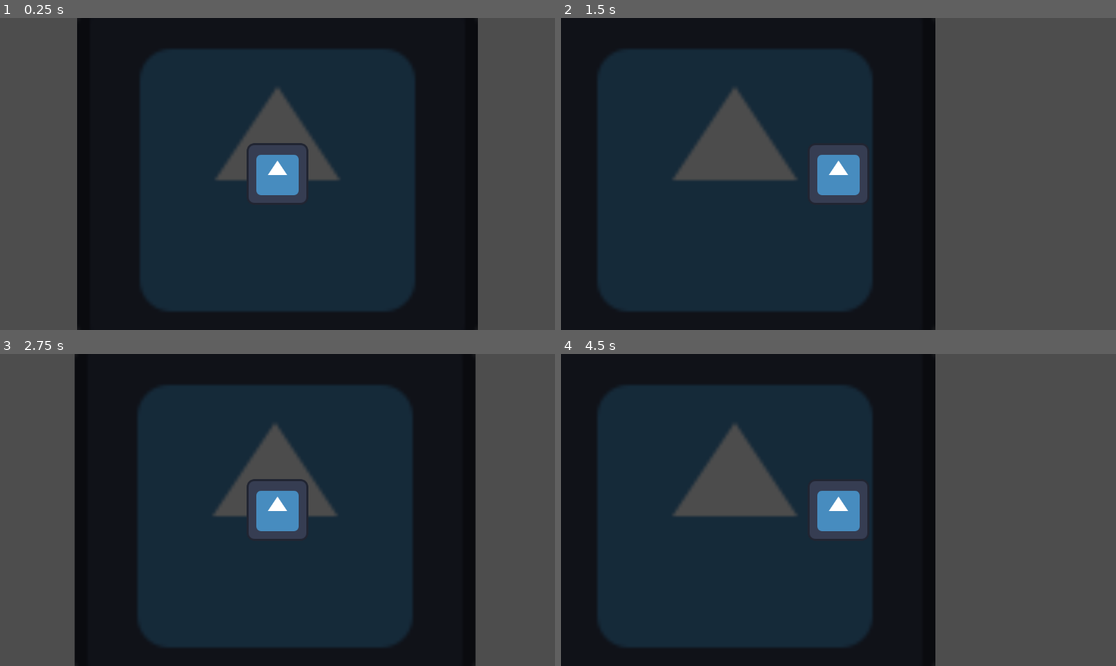
Above: before the commit, frames 1-4 (two rows, left to right).
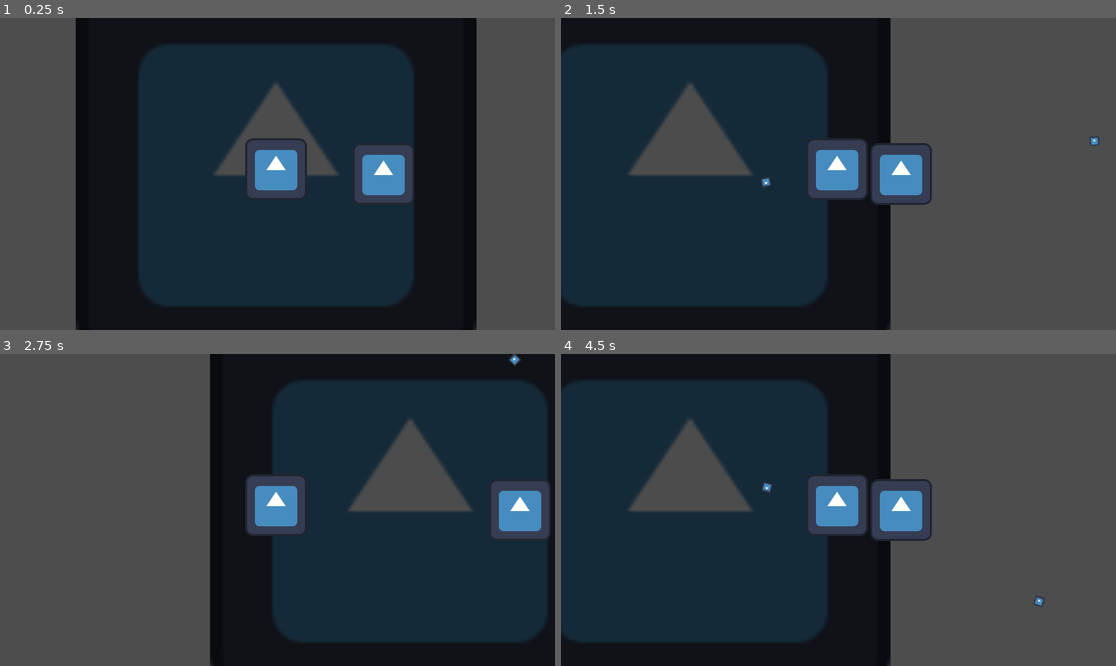
Above: after the commit, the same moments.

Repository: kaiiboraka/EscapeGame
Game: Godot game, scene res://Scenes/Game.tscn
Two runs of this game, one before a commit and one after it. Both use one fixed random seed, a clock stepped at 60 frames per second and the inputs below. The engine's default icon, where the game draws it, is replaced by a stand-in: a white triangle on a blue panel in a dark square.
Inputs (mouse positions are in pixels of both pictures, inside the frame that each line leads up to):
- Up to frame 1 (0.25 s): no input
- Up to frame 2 (1.5 s): tap Enter (ui_accept) at 0.5, 0.77 s; move the mouse to (960, 158) at 0.52 s; hold Right (ui_right) 0.53-1.25 s; tap Space (dash, bound only after the commit) at 0.6 s; click (960, 158) at 0.8 s; drag from (727, 189) to (810, 236) at 1.27 s
- Up to frame 3 (2.75 s): tap Enter (ui_accept) at 2 s; move the mouse to (333, 441) at 2.02 s; hold Left (ui_left) from 2.03 s (still down); tap Space (dash, bound only after the commit) at 2.1 s; click (333, 441) at 2.3 s
- Up to frame 4 (4.5 s): release Left (ui_left) at 2.75 s; drag from (810, 572) to (672, 463) at 2.77 s; tap Enter (ui_accept) at 3.5, 3.77 s; move the mouse to (1005, 556) at 3.52 s; hold Right (ui_right) 3.53-4.25 s; tap Space (dash, bound only after the commit) at 3.6 s; click (1005, 556) at 3.8 s; drag from (672, 463) to (755, 432) at 4.27 s

The runs differ from the first frame. In frame 1, 4.5% of the frame differs, in the area x 13-87%, y 0-100%; in frame 2, 25%; in frame 3, 60%, in the area x 13-100%, y 0-100%; in frame 4, 25%.

Commit message:
Shooting Movement Dash
Files may need to be organized

Diff:
--- a/Scenes/Game.tscn
+++ b/Scenes/Game.tscn
@@ -1,8 +1,13 @@
-[gd_scene load_steps=4 format=3 uid="uid://8j8yxqe2d048"]
+[gd_scene load_steps=7 format=3 uid="uid://8j8yxqe2d048"]
 
 [ext_resource type="PackedScene" uid="uid://b3urjskaywe1h" path="res://Scenes/Player.tscn" id="1_gl6un"]
 [ext_resource type="Texture2D" uid="uid://cxcdfs2tucix7" path="res://icon.svg" id="1_j5yw3"]
 [ext_resource type="Script" uid="uid://bdrsigvq7ywin" path="res://Scenes/player.gd" id="2_j5yw3"]
+[ext_resource type="Script" uid="uid://dy4oi6l8ix5h0" path="res://Scenes/PlayerScript.gd" id="4_kldst"]
+[ext_resource type="PackedScene" uid="uid://ces8lj5qfxbcu" path="res://Scenes/bullet.tscn" id="5_b2bpf"]
+
+[sub_resource type="RectangleShape2D" id="RectangleShape2D_b2bpf"]
+size = Vector2(127, 127)
 
 [node name="Node2D" type="Node2D"]
 
@@ -12,6 +17,25 @@
 texture = ExtResource("1_j5yw3")
 
 [node name="CharacterBody2D" parent="." instance=ExtResource("1_gl6un")]
+position = Vector2(223, 10)
 script = ExtResource("2_j5yw3")
 
-[node name="Camera2D" type="Camera2D" parent="CharacterBody2D"]
+[node name="Player" type="CharacterBody2D" parent="."]
+script = ExtResource("4_kldst")
+moveSpeed = 500
+bulletScene = ExtResource("5_b2bpf")
+dashSpeed = 2500
+dashDuration = 0.10000000000582077
+
+[node name="Camera2D" type="Camera2D" parent="Player"]
+position = Vector2(3, 10)
+
+[node name="DashCooldown" type="Timer" parent="Player"]
+one_shot = true
+
+[node name="Sprite2D" type="Sprite2D" parent="Player"]
+texture = ExtResource("1_j5yw3")
+
+[node name="CollisionShape2D" type="CollisionShape2D" parent="Player"]
+position = Vector2(0.5, 0.5)
+shape = SubResource("RectangleShape2D_b2bpf")
--- /dev/null
+++ b/Scenes/PlayerScript.gd
@@ -0,0 +1,52 @@
+extends CharacterBody2D
+
+@export var moveSpeed := 200
+@export var bulletScene : PackedScene
+@export var dashSpeed := 1000
+@export var dashDuration := 1.0
+@export var dashCooldown := 2
+
+var dashVector := Vector2.ZERO
+var isDashing := false
+var dashTimer : float = 0.0
+
+func _process(delta: float) -> void:
+	pass
+
+func _physics_process(delta: float):
+	var direction := Vector2.ZERO
+
+	if not isDashing:
+		direction = Input.get_vector("ui_left","ui_right","ui_up","ui_down")
+		velocity = direction * moveSpeed
+		if Input.is_action_just_pressed("dash") and $DashCooldown.is_stopped():
+			start_dash(direction)
+
+	else:
+		velocity = dashVector * dashSpeed
+		dashTimer -= delta
+		print("Duration: ", dashTimer)
+		if dashTimer <= 0:
+			isDashing = false
+
+
+	move_and_slide()
+
+	if Input.is_action_just_pressed("shoot"):
+		shoot()
+
+func shoot():
+	if bulletScene:
+		var bullet = bulletScene.instantiate()
+		get_parent().add_child(bullet)
+		bullet.global_position = global_position
+		bullet.rotation = (get_global_mouse_position() - global_position).angle()
+		bullet.set_direction((get_global_mouse_position() - global_position).normalized())
+
+func start_dash(direction: Vector2):
+	if direction == Vector2.ZERO:
+		return
+	isDashing = true
+	dashVector = direction
+	dashTimer = dashDuration
+	$DashCooldown.start()
--- /dev/null
+++ b/Scenes/bullet.tscn
@@ -0,0 +1,17 @@
+[gd_scene load_steps=4 format=3 uid="uid://ces8lj5qfxbcu"]
+
+[ext_resource type="Script" uid="uid://ooyr78cxldy0" path="res://Scenes/bulletScript.gd" id="1_oduel"]
+[ext_resource type="Texture2D" uid="uid://cxcdfs2tucix7" path="res://icon.svg" id="2_ycag2"]
+
+[sub_resource type="RectangleShape2D" id="RectangleShape2D_7lihs"]
+
+[node name="Bullet" type="Area2D"]
+script = ExtResource("1_oduel")
+
+[node name="CollisionShape2D" type="CollisionShape2D" parent="."]
+shape = SubResource("RectangleShape2D_7lihs")
+
+[node name="Sprite2D" type="Sprite2D" parent="."]
+position = Vector2(0, 4.7683716e-07)
+scale = Vector2(0.15625, 0.15625)
+texture = ExtResource("2_ycag2")
--- /dev/null
+++ b/Scenes/bulletScript.gd
@@ -0,0 +1,20 @@
+extends Area2D
+
+@export var speed = 1000
+var direction := Vector2.ZERO
+
+func set_direction(dir: Vector2):
+	direction = dir
+
+func _physics_process(delta):
+	position += direction * speed * delta
+
+	#if not get_viewport_rect().has_point(global_position):
+		#queue_free()
+
+func _on_body_entered(body):
+	if body.name == "Player":
+		return
+		#bullet hitting something logic here
+		#if WALL die
+		#if Enemy deal damage
--- a/project.godot
+++ b/project.godot
@@ -19,6 +19,59 @@
 
 project/assembly_name="GJ25_Summer_EscapeGame"
 
+[editor]
+
+movie_writer/fps=24
+
 [editor_plugins]
 
 enabled=PackedStringArray("res://addons/script-tabs/plugin.cfg")
+
+[input]
+
+ui_left={
+"deadzone": 0.5,
+"events": [Object(InputEventKey,"resource_local_to_scene":false,"resource_name":"","device":-1,"window_id":0,"alt_pressed":false,"shift_pressed":false,"ctrl_pressed":false,"meta_pressed":false,"pressed":false,"keycode":65,"physical_keycode":0,"key_label":0,"unicode":97,"location":0,"echo":false,"script":null)
+, Object(InputEventJoypadButton,"resource_local_to_scene":false,"resource_name":"","device":0,"button_index":13,"pressure":0.0,"pressed":false,"script":null)
+, Object(InputEventJoypadMotion,"resource_local_to_scene":false,"resource_name":"","device":0,"axis":0,"axis_value":-1.0,"script":null)
+, Object(InputEventKey,"resource_local_to_scene":false,"resource_name":"","device":-1,"window_id":0,"alt_pressed":false,"shift_pressed":false,"ctrl_pressed":false,"meta_pressed":false,"pressed":false,"keycode":0,"physical_keycode":4194319,"key_label":0,"unicode":0,"location":0,"echo":false,"script":null)
+]
+}
+ui_right={
+"deadzone": 0.5,
+"events": [Object(InputEventKey,"resource_local_to_scene":false,"resource_name":"","device":0,"window_id":0,"alt_pressed":false,"shift_pressed":false,"ctrl_pressed":false,"meta_pressed":false,"pressed":false,"keycode":4194321,"physical_keycode":0,"key_label":0,"unicode":0,"location":0,"echo":false,"script":null)
+, Object(InputEventJoypadButton,"resource_local_to_scene":false,"resource_name":"","device":0,"button_index":14,"pressure":0.0,"pressed":false,"script":null)
+, Object(InputEventJoypadMotion,"resource_local_to_scene":false,"resource_name":"","device":0,"axis":0,"axis_value":1.0,"script":null)
+, Object(InputEventKey,"resource_local_to_scene":false,"resource_name":"","device":-1,"window_id":0,"alt_pressed":false,"shift_pressed":false,"ctrl_pressed":false,"meta_pressed":false,"pressed":false,"keycode":0,"physical_keycode":68,"key_label":0,"unicode":100,"location":0,"echo":false,"script":null)
+]
+}
+ui_up={
+"deadzone": 0.5,
+"events": [Object(InputEventKey,"resource_local_to_scene":false,"resource_name":"","device":0,"window_id":0,"alt_pressed":false,"shift_pressed":false,"ctrl_pressed":false,"meta_pressed":false,"pressed":false,"keycode":4194320,"physical_keycode":0,"key_label":0,"unicode":0,"location":0,"echo":false,"script":null)
+, Object(InputEventJoypadButton,"resource_local_to_scene":false,"resource_name":"","device":0,"button_index":11,"pressure":0.0,"pressed":false,"script":null)
+, Object(InputEventJoypadMotion,"resource_local_to_scene":false,"resource_name":"","device":0,"axis":1,"axis_value":-1.0,"script":null)
+, Object(InputEventKey,"resource_local_to_scene":false,"resource_name":"","device":-1,"window_id":0,"alt_pressed":false,"shift_pressed":false,"ctrl_pressed":false,"meta_pressed":false,"pressed":false,"keycode":0,"physical_keycode":87,"key_label":0,"unicode":119,"location":0,"echo":false,"script":null)
+]
+}
+ui_down={
+"deadzone": 0.5,
+"events": [Object(InputEventKey,"resource_local_to_scene":false,"resource_name":"","device":0,"window_id":0,"alt_pressed":false,"shift_pressed":false,"ctrl_pressed":false,"meta_pressed":false,"pressed":false,"keycode":4194322,"physical_keycode":0,"key_label":0,"unicode":0,"location":0,"echo":false,"script":null)
+, Object(InputEventJoypadButton,"resource_local_to_scene":false,"resource_name":"","device":0,"button_index":12,"pressure":0.0,"pressed":false,"script":null)
+, Object(InputEventJoypadMotion,"resource_local_to_scene":false,"resource_name":"","device":0,"axis":1,"axis_value":1.0,"script":null)
+, Object(InputEventKey,"resource_local_to_scene":false,"resource_name":"","device":-1,"window_id":0,"alt_pressed":false,"shift_pressed":false,"ctrl_pressed":false,"meta_pressed":false,"pressed":false,"keycode":0,"physical_keycode":83,"key_label":0,"unicode":115,"location":0,"echo":false,"script":null)
+]
+}
+shoot={
+"deadzone": 0.2,
+"events": [Object(InputEventMouseButton,"resource_local_to_scene":false,"resource_name":"","device":-1,"window_id":0,"alt_pressed":false,"shift_pressed":false,"ctrl_pressed":false,"meta_pressed":false,"button_mask":0,"position":Vector2(0, 0),"global_position":Vector2(0, 0),"factor":1.0,"button_index":1,"canceled":false,"pressed":false,"double_click":false,"script":null)
+]
+}
+dash={
+"deadzone": 0.2,
+"events": [Object(InputEventKey,"resource_local_to_scene":false,"resource_name":"","device":-1,"window_id":0,"alt_pressed":false,"shift_pressed":false,"ctrl_pressed":false,"meta_pressed":false,"pressed":false,"keycode":0,"physical_keycode":32,"key_label":0,"unicode":32,"location":0,"echo":false,"script":null)
+]
+}
+
+[rendering]
+
+renderer/rendering_method="gl_compatibility"
Not shown, added: Scenes/PlayerScript.gd.uid
Not shown, added: Scenes/bulletScript.gd.uid
